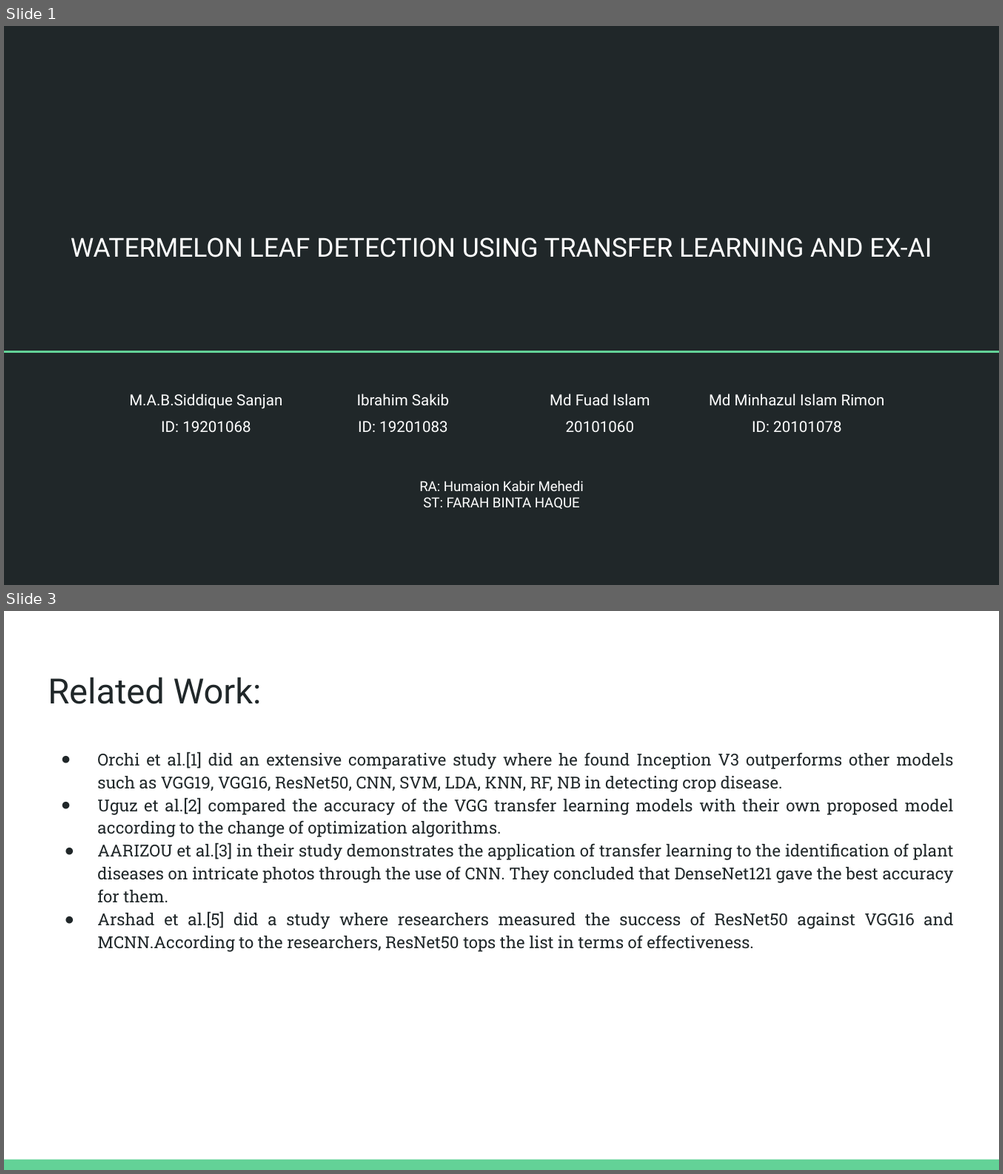
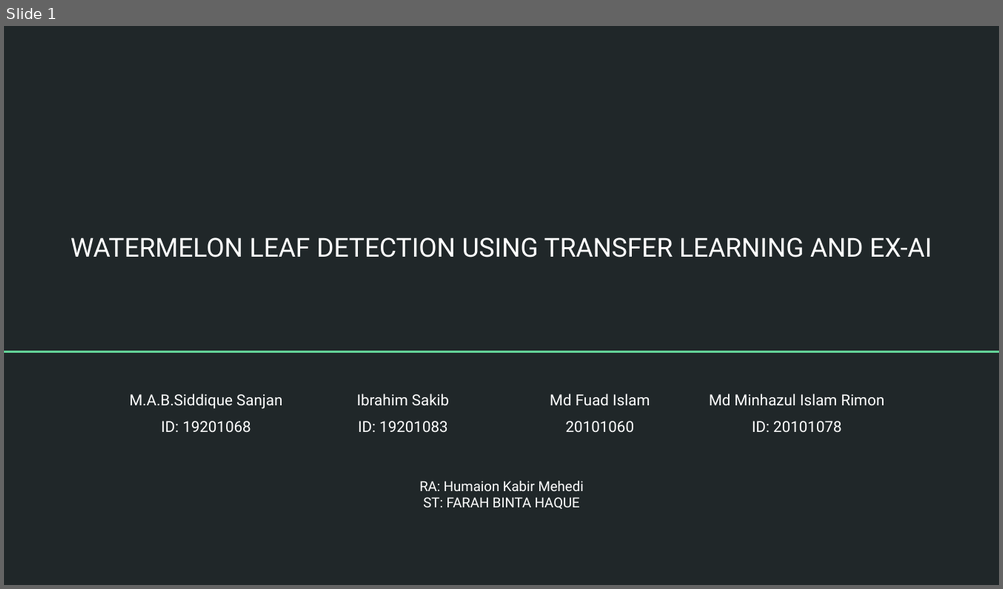
Before and after one commit to mdFuadIslam/cse438, a slide deck: Submission4/Slide.pptx. Shown one above the other, each under a label of ours: slides 1 and 3 before the commit, slide 1 after it; the slides between them are not shown. The pictures are 1003x1174 and 1003x589 pixels, drawn with LibreOffice and Linux fonts; fonts in the diff are those of the drawing. Boxes give left, top, right and bottom in pixels: in the first picture for what was removed or moved away, otherwise in the second. Text is boxed around its words. In the diff, an @@ line names an element or a change of style, - is before the commit and + after.

```diff
--- a/Submission4/Slide.pptx
+++ b/Submission4/Slide.pptx
@@ slide 3 removed at box(4, 611, 999, 1170), background #FFFFFF @@
@@ title removed at box(48, 677, 262, 704) @@
-Related Work:
@@ text removed at box(97, 752, 953, 952) @@
-● Orchi et al.[1] did an extensive comparative study where he found Inception V3 outperforms other models such as VGG19, VGG16, ResNet50, CNN, SVM, LDA, KNN, RF, NB in detecting crop disease.
-● Uguz et al.[2] compared the accuracy of the VGG transfer learning models with their own proposed model according to the change of optimization algorithms.
-● AARIZOU et al.[3] in their study demonstrates the application of transfer learning to the identification of plant diseases on intricate photos through the use of CNN. They concluded that DenseNet121 gave the best accuracy for them.
-● Arshad et al.[5] did a study where researchers measured the success of ResNet50 against VGG16 and MCNN.According to the researchers, ResNet50 tops the list in terms of effectiveness.
@@ rectangle removed at box(4, 1160, 999, 1170) @@
```
Also in this commit, not shown: 4 slides changed, 10 slides added, 1 other slide removed, 4 other files.
